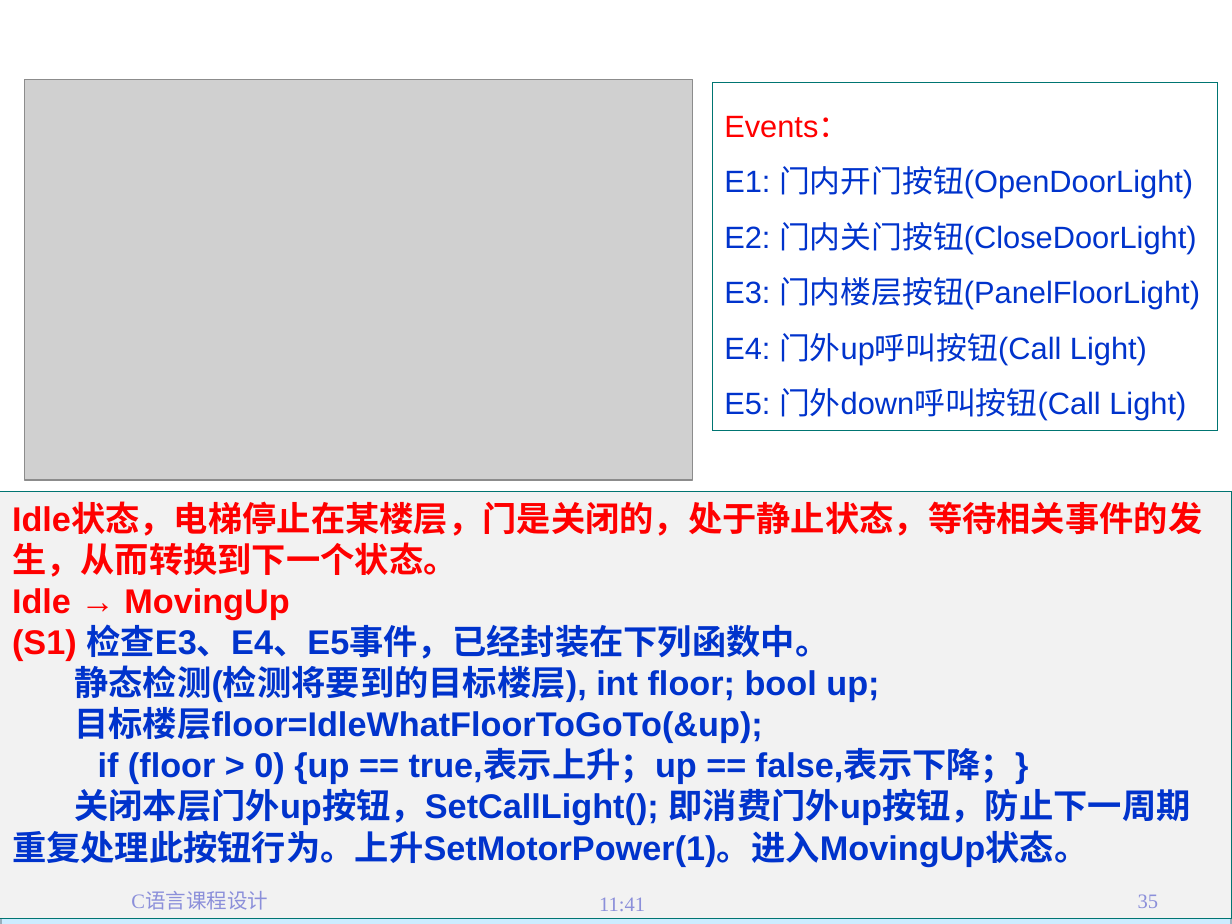
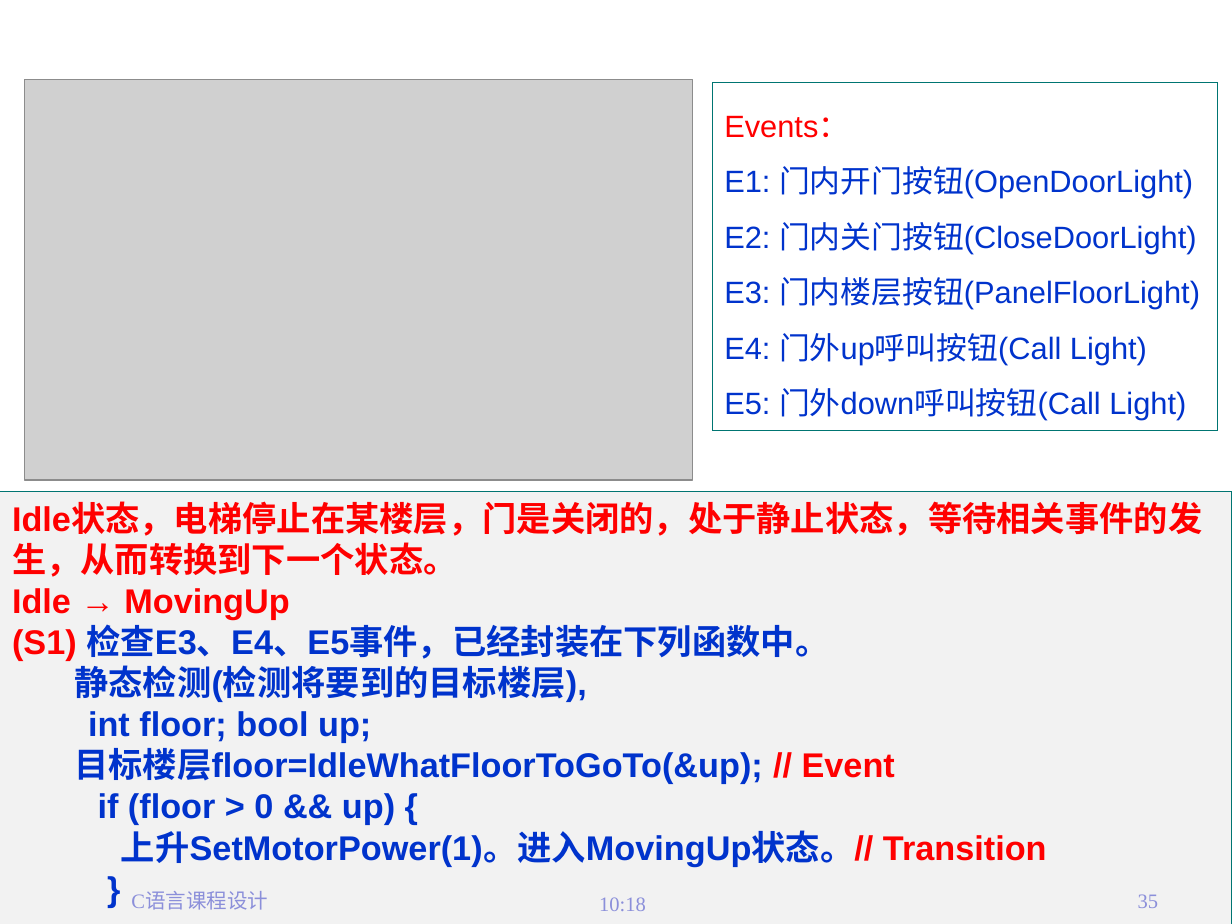
Before and after one commit to jtrfid/C-Repositories, a slide deck: slide 35 of 2017/C语言课程设计/C语言课程设计.pptx. Drawn at 1232x924 pixels with LibreOffice and Linux fonts; fonts in the diff are those of the drawing; grey boxes stand for pictures; background and template pictures are left out. Boxes give left, top, right and bottom in pixels: in the first picture for what was removed or moved away, otherwise in the second. Text is boxed around its words. In the diff, an @@ line names an element or a change of style, - is before the commit and + after.

```diff
--- a/2017/C语言课程设计/C语言课程设计.pptx
+++ b/2017/C语言课程设计/C语言课程设计.pptx
@@ rectangle "Idle状态，电梯停止在某楼层，门是关闭的，处于静止状态，等待相关事件的发生，从而转换到下一个状态。": place and size @@
-rectangle "Idle状态，电梯停止在某楼层，门是关闭的，处于静止状态，等待相关事件的发生，从而转换到下一个状态。" at [0,492,1232,919]
+rectangle "Idle状态，电梯停止在某楼层，门是关闭的，处于静止状态，等待相关事件的发生，从而转换到下一个状态。" at [0,492,1232,924]
@@ text in rectangle at [74,665,1047,868]: text changed @@
-静态检测(检测将要到的目标楼层), int floor; bool up;
-目标楼层floor=IdleWhatFloorToGoTo(&up);
-if (floor > 0) {up == true,表示上升；up == false,表示下降；}
-关闭本层门外up按钮，SetCallLight(); 即消费门外up按钮，防止下一周期重复处理此按钮行为。上升SetMotorPower(1)。进入MovingUp状态。
+静态检测(检测将要到的目标楼层),
+int floor; bool up;
+目标楼层floor=IdleWhatFloorToGoTo(&up); // Event
+if (floor > 0 && up) {
+上升SetMotorPower(1)。进入MovingUp状态。// Transition
+}
@@ text at [599,897,646,911]: text changed @@
-11:41
+10:18
```
Also in this commit, not shown: 56 other slides changed, 4 other files.
